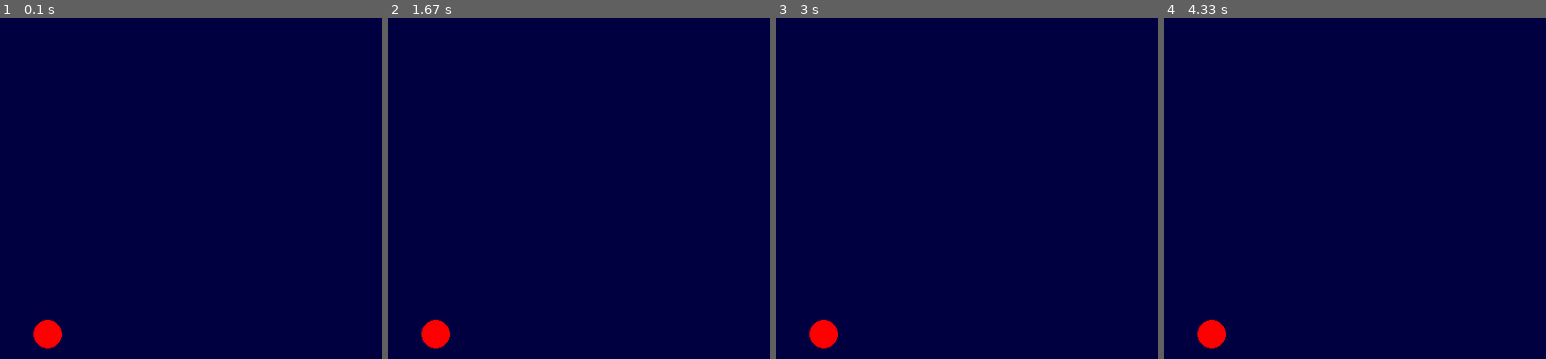
Above: before the commit, frames 1-4 (left to right).
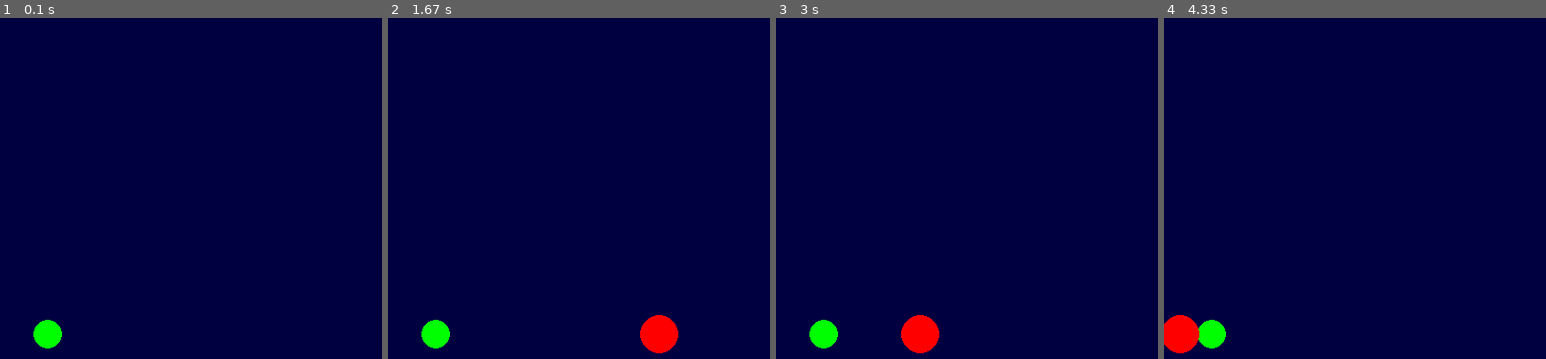
Above: after the commit, the same moments.

Repository: joshjmin/SpeedyPenguin
Game: pygame game, started from tests/death_test.py
Two runs of this game, one before a commit and one after it. Both use one fixed random seed, a clock stepped at 60 frames per second and the inputs below.
Inputs:
- Up to frame 1 (0.1 s): no input
- Up to frame 2 (1.67 s): hold Space 0.33-0.8 s
- Up to frame 3 (3 s): no input
- Up to frame 4 (4.33 s): hold Space 3.33-3.8 s

The runs differ from the first frame. In frame 1, 0.5% of the frame differs, in the area x 8-17%, y 88-97%; in frame 2, 1.3%, in the area x 8-76%, y 87-99%; in frame 3, 1.3%; in frame 4, 1.3%.

Commit message:
May_26_jump_edits

Diff:
--- a/jumping_test.py
+++ b/tests/death_test.py
@@ -10,44 +10,41 @@
 
 app.x = 50
 app.y = 350
-vel = 5
+app.projx = 450
+app.projy = 350
 time = 0
 run = True
 
-
-def jump():
-    time = 0
+while run:
     clock.tick(100)
     for event in pygame.event.get():
         if event.type == pygame.QUIT:
             run = False
 
     keys = pygame.key.get_pressed()
-
+    app.projx -= 1
 
     if keys[pygame.K_SPACE]:
         if app.y < 50:
             pass
-        elif time <= 20:
-            app.y -= 10
+        elif time <= 30:
+            app.y -= 4
             time += 1
             print(time)
         elif app.y < 350:
-            app.y += 10
+            app.y += 2
     elif app.y < 350:
-        app.y += 10
+        app.y += 2
     if app.y == 350:
         if time > 0:
             time -= 1
             print(time)
 
+    if app.x - app.projx < 15 and app.x - app.projx > -15 and app.y - app.projy < 15 and app.y - app.projy > -15:
+        break
     window.fill((0, 0, 64))
-    pygame.draw.circle(window, (255, 0, 0), (app.x,app.y), 15)
+    pygame.draw.circle(window, 'green', (app.x,app.y), 15)
+    pygame.draw.circle(window, 'red' , (app.projx , app.projy) , 20)
     pygame.display.flip()
 
-
-while run:
-    jump()
-
 pygame.quit()
-exit()
--- /dev/null
+++ b/tests/jumping_test.py
@@ -0,0 +1,47 @@
+import pygame
+
+pygame.init()
+window = pygame.display.set_mode((400, 400))
+clock = pygame.time.Clock()
+rect = pygame.Rect(135, 220, 30, 30)
+class App:
+    pass
+app = App()
+
+app.x = 50
+app.y = 350
+vel = 5
+time = 0
+run = True
+
+
+while run:
+    clock.tick(100)
+    for event in pygame.event.get():
+        if event.type == pygame.QUIT:
+            run = False
+
+    keys = pygame.key.get_pressed()
+
+
+    if keys[pygame.K_SPACE]:
+        if app.y < 50:
+            pass
+        elif time <= 20:
+            app.y -= 10
+            time += 1
+            print(time)
+        elif app.y < 350:
+            app.y += 10
+    elif app.y < 350:
+        app.y += 10
+    if app.y == 350:
+        if time > 0:
+            time -= 1
+            print(time)
+
+    window.fill((0, 0, 64))
+    pygame.draw.circle(window, (255, 0, 0), (app.x,app.y), 15)
+    pygame.display.flip()
+
+pygame.quit()
--- a/tests/test_learningpygame.py
+++ b/tests/test_learningpygame.py
@@ -57,13 +57,13 @@
 
 def cpu_1_movment():
     if app.cpu_x > app.player_x:
-        app.cpu_x -= (1 + user_speed_scaling)
+        app.cpu_x -= (1 + speed_scaling)
     elif app.cpu_x < app.player_x:
-        app.cpu_x += (1 + user_speed_scaling)
+        app.cpu_x += (1 + speed_scaling)
     if app.cpu_y > app.player_y:
-        app.cpu_y -= (1 + user_speed_scaling)
+        app.cpu_y -= (1 + speed_scaling)
     elif app.cpu_y < app.player_y:
-        app.cpu_y += (1 + user_speed_scaling)
+        app.cpu_y += (1 + speed_scaling)
 def cpu_2_movment():
     if app.cpu_x_2 > app.player_x:
         app.cpu_x_2 -= (1.5 + speed_scaling)
